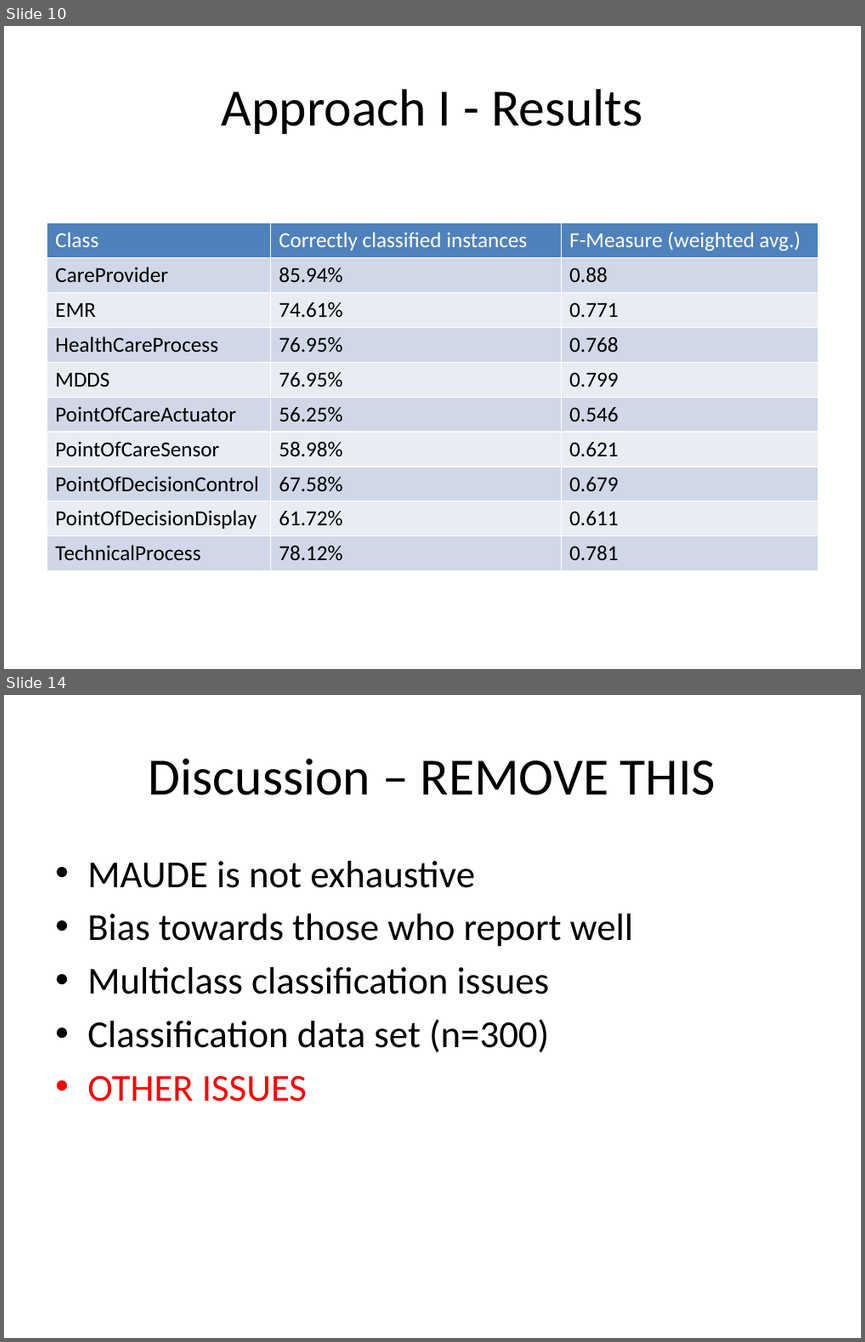
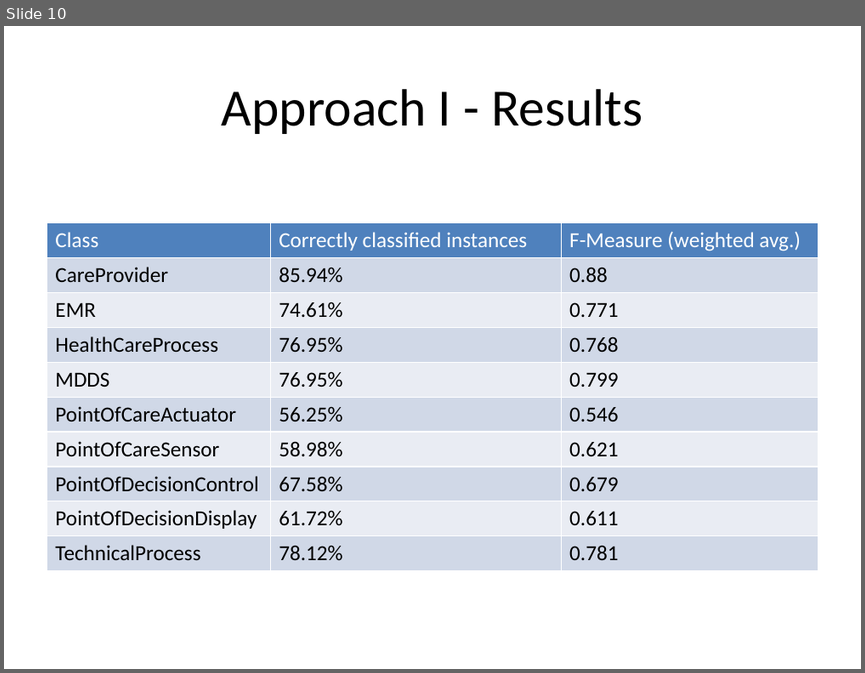
Before and after one commit to sdiemert/SENG_474_Project, a slide deck: presentation/presentation.pptx. Shown one above the other, each under a label of ours: slides 10 and 14 before the commit, slide 10 after it; the slides between them are not shown. The pictures are 865x1342 and 865x673 pixels, drawn with LibreOffice and Linux fonts; fonts in the diff are those of the drawing. Boxes give left, top, right and bottom in pixels: in the first picture for what was removed or moved away, otherwise in the second. Text is boxed around its words. In the diff, an @@ line names an element or a change of style, - is before the commit and + after.

```diff
--- a/presentation/presentation.pptx
+++ b/presentation/presentation.pptx
@@ slide 14 removed at box(4, 695, 861, 1338), background #FFFFFF @@
@@ title removed at box(148, 758, 715, 795) @@
-Discussion – REMOVE THIS
@@ text removed at box(87, 861, 634, 1101) @@
-• MAUDE is not exhaustive
-• Bias towards those who report well
-• Multiclass classification issues
-• Classification data set (n=300)
-• OTHER ISSUES
```
Also in this commit, not shown: 3 slides changed, 2 slides added, 1 other file.
